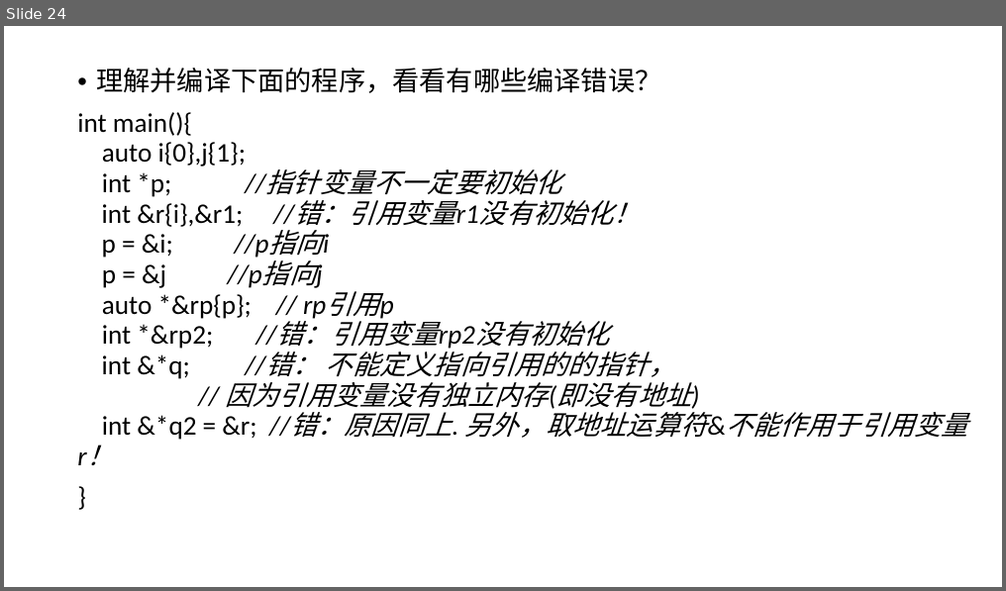
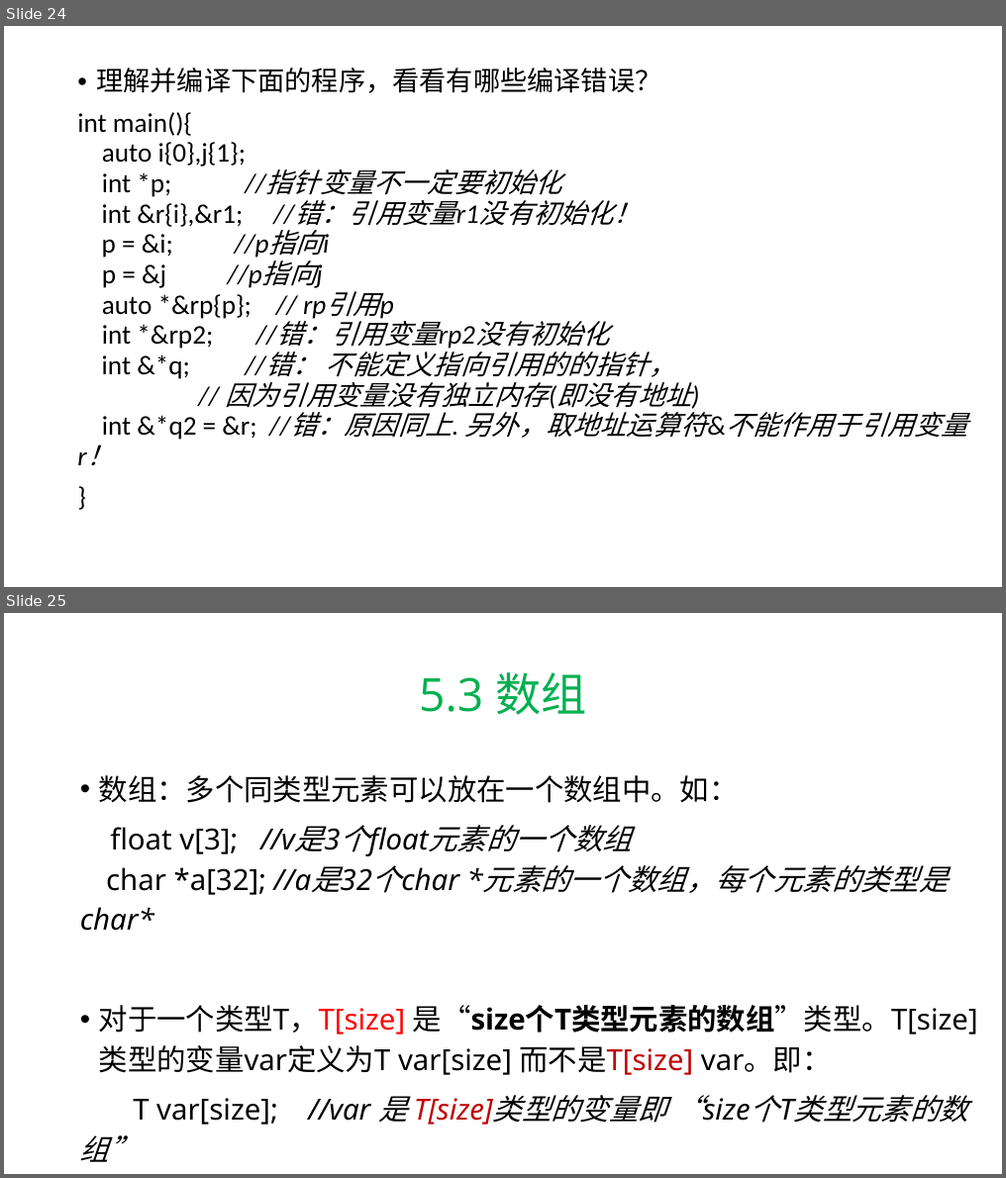
Before and after one commit to hwdong-net/cplusplus17, a slide deck: ppt/第5章 复合类型.pptx. Shown one above the other, each under a label of ours: slide 24 before the commit, slides 24 and 25 after it. The pictures are 1006x591 and 1006x1178 pixels, drawn with LibreOffice and Linux fonts; fonts in the diff are those of the drawing. Boxes give left, top, right and bottom in pixels: in the first picture for what was removed or moved away, otherwise in the second. Text is boxed around its words. In the diff, an @@ line names an element or a change of style, - is before the commit and + after.

```diff
--- a/ppt/第5章 复合类型.pptx
+++ b/ppt/第5章 复合类型.pptx
@@ slide 25 added at bbox=[4, 613, 1002, 1174], background #FFFFFF @@
@@ title added at bbox=[419, 672, 586, 715], 44 pt, text #00B050 @@
+5.3 数组
@@ text added at bbox=[80, 775, 978, 1125], 28 pt, text #000000 @@
+• 数组：多个同类型元素可以放在一个数组中。如：
+float v[3]; //v是3个float元素的一个数组
+char *a[32]; //a是32个char *元素的一个数组，每个元素的类型是char*
+• 对于一个类型T，T[size] 是“size个T类型元素的数组”类型。T[size]类型的变量var定义为T var[size] 而不是T[size] var。即：
+T var[size]; //var 是 T[size]类型的变量即 “size个T类型元素的数组”
```
Also in this commit, not shown: 25 other slides added.
